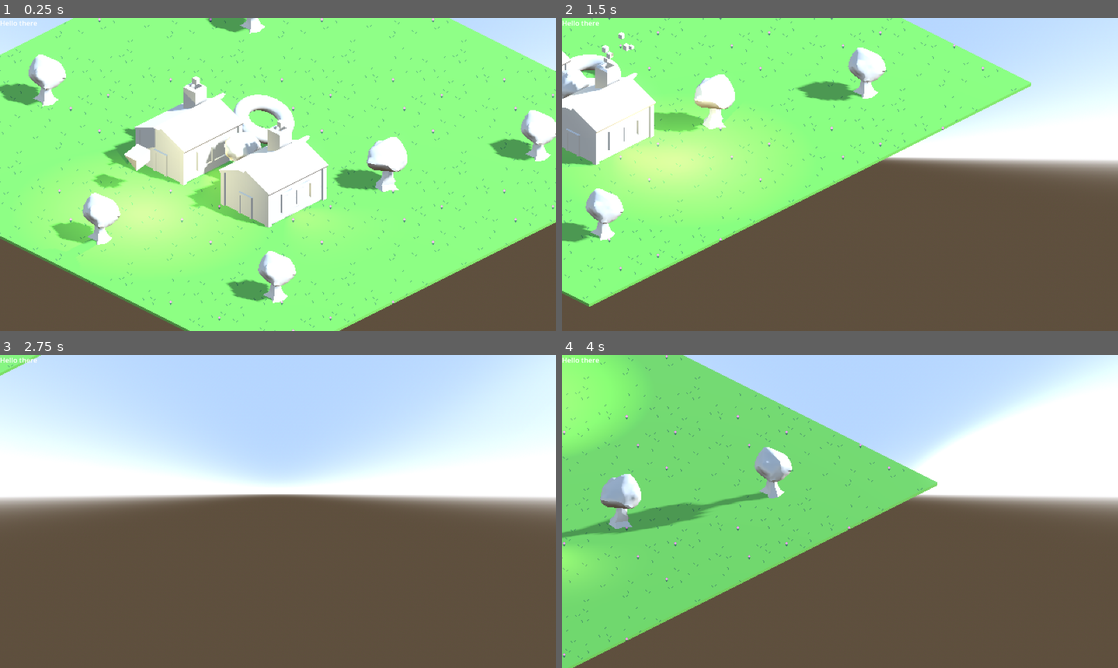
Above: before the commit, frames 1-4 (two rows, left to right).
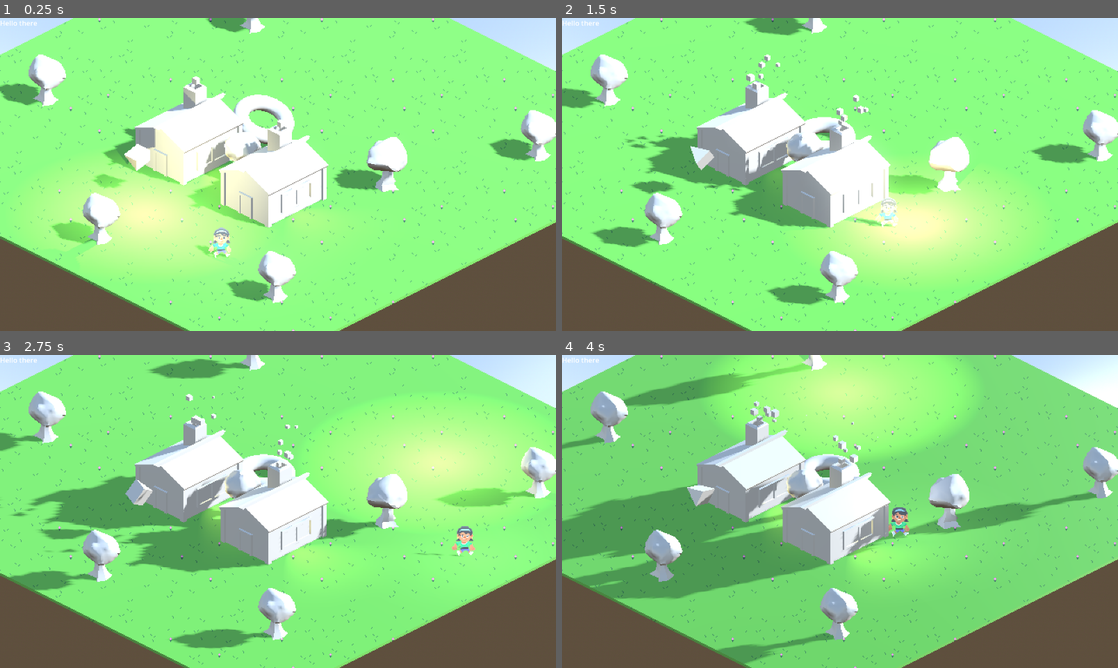
Above: after the commit, the same moments.

Repository: astrellon/godot-3d-pixel-art
Game: Godot game, scene res://game.tscn
The game is run twice, just before and just after one commit, with the same random seed, the same clock (stepped at 60 frames per second) and the same inputs.
Inputs:
- Up to frame 1 (0.25 s): no input
- Up to frame 2 (1.5 s): hold Right (ui_right) 0.53-1.28 s; hold Down (ui_down) from 1.28 s (still down)
- Up to frame 3 (2.75 s): release Down (ui_down) at 2.03 s; hold Right (ui_right) from 2.03 s (still down)
- Up to frame 4 (4 s): release Right (ui_right) at 2.78 s; hold Up (ui_up) 2.78-3.53 s; hold Left (ui_left) from 3.53 s (still down)

The runs differ from the first frame. In frame 1, 6.1% of the frame differs, in the area x 12-49%, y 35-80%; in frame 2, 65%; in frame 3, 84%, in the area x 0-100%, y 0-100%; in frame 4, 77%.

Commit message:
Added some CC0 Kenny assets for testing characters.

Diff:
--- /dev/null
+++ b/Character.gd
@@ -0,0 +1,22 @@
+extends AnimatedSprite3D
+
+const MOVE_SPEED = 5
+
+# Called when the node enters the scene tree for the first time.
+func _ready():
+	pass
+
+# Called every frame. 'delta' is the elapsed time since the previous frame.
+func _process(delta):
+	var move = Vector3.ZERO
+	if Input.is_action_pressed("ui_left"):
+		move += Vector3.LEFT * delta * MOVE_SPEED
+	if Input.is_action_pressed("ui_right"):
+		move += Vector3.RIGHT * delta * MOVE_SPEED
+	if Input.is_action_pressed("ui_up"):
+		move += Vector3.FORWARD * delta * MOVE_SPEED
+	if Input.is_action_pressed("ui_down"):
+		move += Vector3.BACK * delta * MOVE_SPEED
+
+	if move:
+		global_translate(move)
--- a/game.tscn
+++ b/game.tscn
@@ -1,7 +1,6 @@
-[gd_scene load_steps=5 format=3 uid="uid://cvkh4akw0i5yi"]
+[gd_scene load_steps=4 format=3 uid="uid://cvkh4akw0i5yi"]
 
 [ext_resource type="PackedScene" uid="uid://bq873prt22uia" path="res://main.tscn" id="1_3w5iq"]
-[ext_resource type="Script" path="res://IsometricCamera.gd" id="1_n4s2s"]
 [ext_resource type="PackedScene" uid="uid://cerp67clk4hw2" path="res://test_cube.tscn" id="3_vup7g"]
 
 [sub_resource type="ViewportTexture" id="ViewportTexture_pc3wb"]
@@ -27,7 +26,6 @@
 size = 10.0
 near = 0.01
 far = 500.0
-script = ExtResource("1_n4s2s")
 
 [node name="Node3D" parent="SubViewport" instance=ExtResource("1_3w5iq")]
 
--- a/main.tscn
+++ b/main.tscn
@@ -1,8 +1,10 @@
-[gd_scene load_steps=15 format=3 uid="uid://bq873prt22uia"]
+[gd_scene load_steps=19 format=3 uid="uid://bq873prt22uia"]
 
 [ext_resource type="Script" path="res://rotator.gd" id="1_ocppm"]
-[ext_resource type="Material" uid="uid://bklqhvlyb1b8i" path="res://materials/grass.tres" id="2_autx3"]
+[ext_resource type="Material" uid="uid://bklqhvlyb1b8i" path="res://materials/grass.tres" id="2_keywd"]
 [ext_resource type="PackedScene" uid="uid://ctfu3ikk4bkty" path="res://tree.tscn" id="4_n4dj8"]
+[ext_resource type="Texture2D" uid="uid://bw2fueju2g7s" path="res://assets/Kenny/Poses/character_femalePerson_walk0.png" id="5_oobd3"]
+[ext_resource type="Script" path="res://Character.gd" id="6_0snoi"]
 [ext_resource type="PackedScene" uid="uid://cxdwdfubg2srw" path="res://basic_house.tscn" id="6_u4bng"]
 
 [sub_resource type="ProceduralSkyMaterial" id="ProceduralSkyMaterial_bo47y"]
@@ -17,6 +19,8 @@
 ssao_enabled = true
 sdfgi_enabled = true
 glow_enabled = true
+volumetric_fog_enabled = true
+volumetric_fog_density = 0.0
 
 [sub_resource type="PhysicsMaterial" id="PhysicsMaterial_r758l"]
 rough = true
@@ -39,6 +43,20 @@
 
 [sub_resource type="PrismMesh" id="PrismMesh_mdm0t"]
 
+[sub_resource type="FogMaterial" id="FogMaterial_im3sb"]
+density = 0.5
+
+[sub_resource type="SpriteFrames" id="SpriteFrames_x1ika"]
+animations = [{
+"frames": [{
+"duration": 1.0,
+"texture": ExtResource("5_oobd3")
+}],
+"loop": true,
+"name": &"default",
+"speed": 5.0
+}]
+
 [node name="Node3D" type="Node3D"]
 
 [node name="DirectionalLight3D" type="DirectionalLight3D" parent="."]
@@ -84,6 +102,7 @@
 [node name="OmniLight3D" type="OmniLight3D" parent="Node3D"]
 transform = Transform3D(1, 0, 0, 0, 1, 0, 0, 0, 1, -5.69234, 1, -1)
 light_color = Color(0.894118, 0.835294, 0.482353, 1)
+light_energy = 2.0
 shadow_enabled = true
 omni_attenuation = 0.63728
 
@@ -122,3 +141,23 @@
 
 [node name="Tree4" parent="." instance=ExtResource("4_n4dj8")]
 transform = Transform3D(-0.609509, 0, -0.792779, 0, 1, 0, 0.792779, 0, -0.609509, -1.73685, -0.00336292, 0.884655)
+
+[node name="FogVolume" type="FogVolume" parent="."]
+transform = Transform3D(1, 0, 0, 0, 1, 0, 0, 0, 1, 0, 0.0231944, 0)
+visible = false
+size = Vector3(20, 2, 20)
+material = SubResource("FogMaterial_im3sb")
+
+[node name="AnimatedSprite3D" type="AnimatedSprite3D" parent="."]
+transform = Transform3D(0.707107, 0.353554, -0.612372, 3.02059e-16, 0.866025, 0.5, 0.707107, -0.353554, 0.612372, -6.3667, -0.205647, 3.85635)
+centered = false
+billboard = 1
+shaded = true
+alpha_cut = 1
+texture_filter = 0
+sprite_frames = SubResource("SpriteFrames_x1ika")
+frame_progress = 0.25799
+script = ExtResource("6_0snoi")
+
+[node name="OmniLight3D" type="OmniLight3D" parent="AnimatedSprite3D"]
+transform = Transform3D(3.4965, 3.50074e-08, 1.79763e-07, 8.74426e-08, 3.4965, 7.70022e-07, -1.31747e-07, -1.31274e-06, 3.4965, 0.899146, 1.50391, 0.834595)
--- a/materials/IsometricAtlas.gdshader
+++ b/materials/IsometricAtlas.gdshader
@@ -33,6 +33,7 @@
 	ALPHA = col.a;
 
 	ROUGHNESS = 0.9;
+	METALLIC = 0.0;
 	if (abs(grid_pos - GLASS) < 0.01) {
 		ROUGHNESS = 0.0;
 		METALLIC = 0.25;
--- a/materials/IsometricBasic.gdshader
+++ b/materials/IsometricBasic.gdshader
@@ -1,5 +1,5 @@
 shader_type spatial;
-render_mode world_vertex_coords, depth_prepass_alpha;
+render_mode world_vertex_coords, depth_prepass_alpha, cull_back;
 
 global uniform vec2 screen_size;
 
Not shown, added: assets/Kenny/License.txt
Binary file added: assets/Kenny/Poses/character_femalePerson_attack0.png
Not shown, added: assets/Kenny/Poses/character_femalePerson_attack0.png.import
Binary file added: assets/Kenny/Poses/character_femalePerson_attack1.png
Not shown, added: assets/Kenny/Poses/character_femalePerson_attack1.png.import
Binary file added: assets/Kenny/Poses/character_femalePerson_attack2.png
Not shown, added: assets/Kenny/Poses/character_femalePerson_attack2.png.import
Binary file added: assets/Kenny/Poses/character_femalePerson_attackKick.png
Not shown, added: assets/Kenny/Poses/character_femalePerson_attackKick.png.import
Binary file added: assets/Kenny/Poses/character_femalePerson_back.png
Not shown, added: assets/Kenny/Poses/character_femalePerson_back.png.import
Binary file added: assets/Kenny/Poses/character_femalePerson_behindBack.png
(and 84 more such lines)
